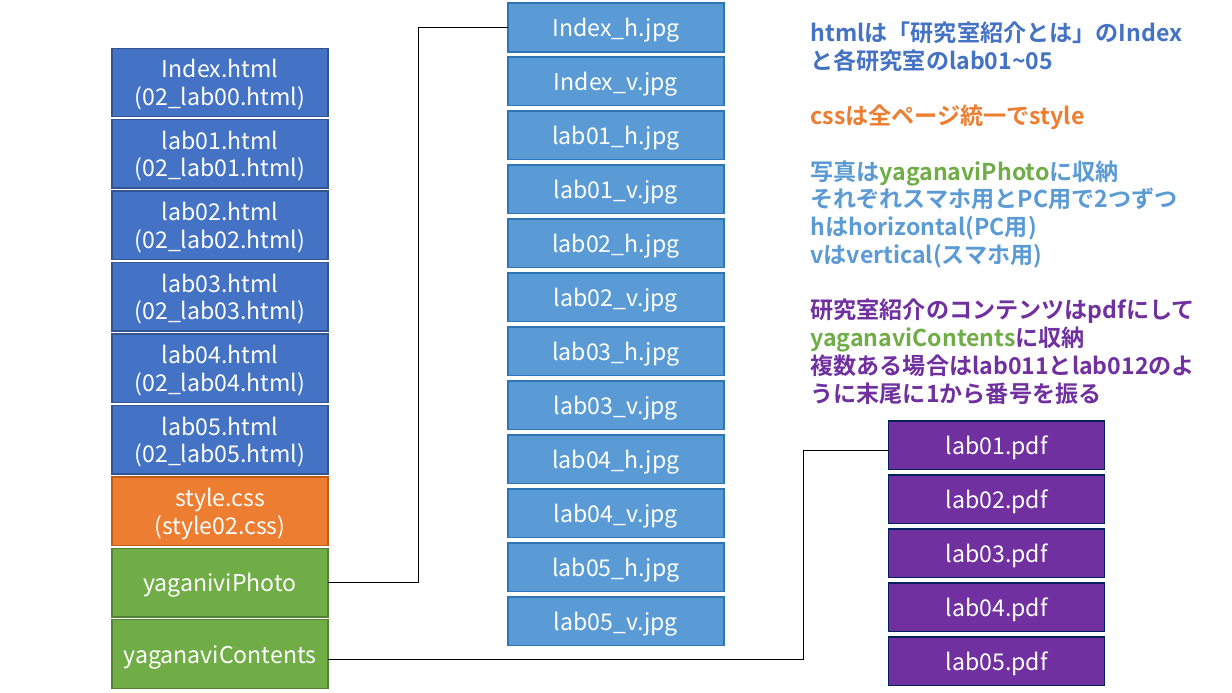
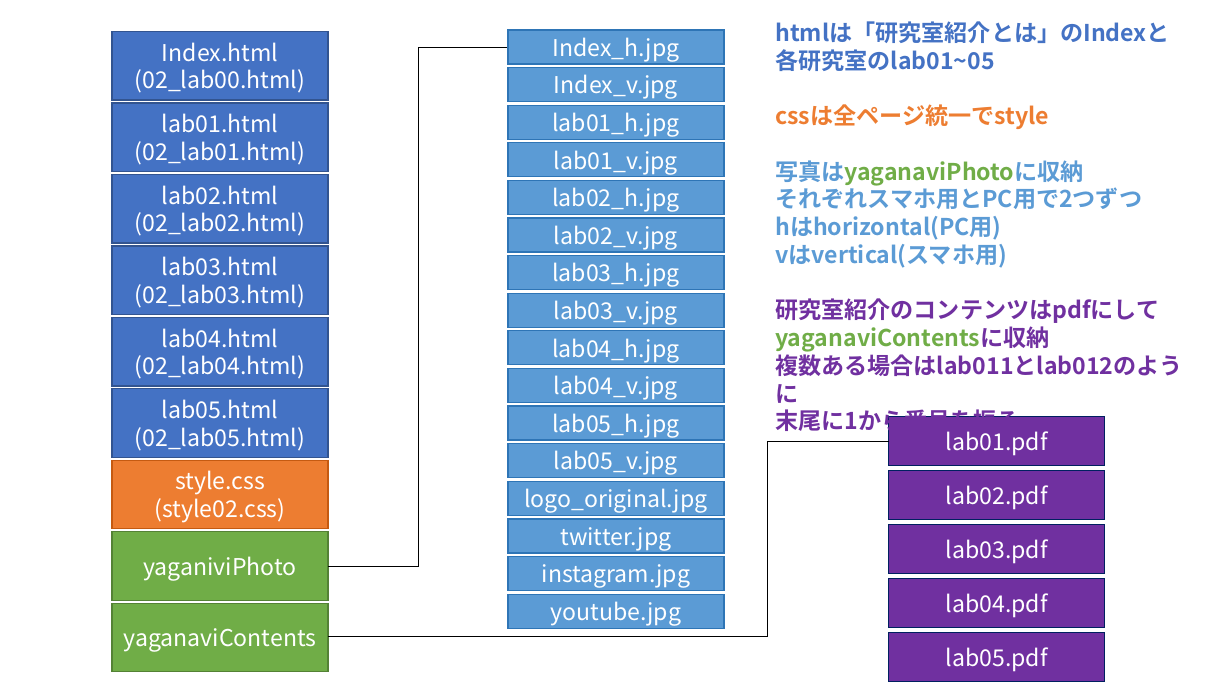
Before and after one commit to yaganavi/yaganavi-2021, a slide deck: slide 2 of 写真作成.pptx. Drawn at 1232x693 pixels with LibreOffice and Linux fonts; fonts in the diff are those of the drawing. Boxes give left, top, right and bottom in pixels: in the first picture for what was removed or moved away, otherwise in the second. Text is boxed around its words. In the diff, an @@ line names an element or a change of style, - is before the commit and + after.

Commit message:
modified pptx

```diff
--- a/写真作成.pptx
+++ b/写真作成.pptx
@@ text "htmlは「研究室紹介とは」のIndexと": place and size @@
-text "htmlは「研究室紹介とは」のIndexと" at [811, 21, 1195, 376]
+text "htmlは「研究室紹介とは」のIndexと" at [775, 21, 1182, 435]
@@ text at [775, 21, 1170, 71]: text changed @@
-htmlは「研究室紹介とは」のIndexと各研究室のlab01~05
+htmlは「研究室紹介とは」のIndexと
+各研究室のlab01~05
@@ elbow line moved from (328, 583) - (508, 28) to (328, 567) - (508, 47) @@
@@ rectangle "Index_h.jpg": place and size @@
-rectangle "Index_h.jpg" at [508, 3, 725, 52]
+rectangle "Index_h.jpg" at [508, 30, 725, 65]
@@ rectangle "Index_v.jpg": place and size @@
-rectangle "Index_v.jpg" at [508, 57, 725, 106]
+rectangle "Index_v.jpg" at [508, 67, 725, 102]
@@ rectangle "lab01_h.jpg": place and size @@
-rectangle "lab01_h.jpg" at [508, 111, 725, 160]
+rectangle "lab01_h.jpg" at [508, 105, 725, 140]
@@ rectangle "lab01_v.jpg": place and size @@
-rectangle "lab01_v.jpg" at [508, 165, 725, 214]
+rectangle "lab01_v.jpg" at [508, 143, 725, 177]
@@ rectangle "lab02_h.jpg": place and size @@
-rectangle "lab02_h.jpg" at [508, 219, 725, 268]
+rectangle "lab02_h.jpg" at [508, 180, 725, 214]
@@ rectangle "lab02_v.jpg": place and size @@
-rectangle "lab02_v.jpg" at [508, 274, 725, 323]
+rectangle "lab02_v.jpg" at [508, 218, 725, 252]
@@ rectangle "lab03_h.jpg": place and size @@
-rectangle "lab03_h.jpg" at [508, 327, 725, 376]
+rectangle "lab03_h.jpg" at [508, 256, 725, 290]
@@ rectangle "lab03_v.jpg": place and size @@
-rectangle "lab03_v.jpg" at [508, 381, 725, 430]
+rectangle "lab03_v.jpg" at [508, 293, 725, 327]
@@ rectangle "lab04_h.jpg": place and size @@
-rectangle "lab04_h.jpg" at [508, 435, 725, 484]
+rectangle "lab04_h.jpg" at [508, 331, 725, 365]
@@ text at [775, 350, 1182, 435]: text changed @@
-複数ある場合はlab011とlab012のように末尾に1から番号を振る
+複数ある場合はlab011とlab012のように
+末尾に1から番号を振る
@@ rectangle "lab04_v.jpg": place and size @@
-rectangle "lab04_v.jpg" at [508, 489, 725, 538]
+rectangle "lab04_v.jpg" at [508, 369, 725, 403]
@@ rectangle "lab05_h.jpg": place and size @@
-rectangle "lab05_h.jpg" at [508, 543, 725, 592]
+rectangle "lab05_h.jpg" at [508, 406, 725, 440]
@@ elbow line moved from (328, 660) - (889, 451) to (328, 637) - (889, 442) @@
@@ rectangle "lab05_v.jpg": place and size @@
-rectangle "lab05_v.jpg" at [508, 597, 725, 646]
+rectangle "lab05_v.jpg" at [508, 444, 725, 478]
@@ 9 rectangles: place and size @@
-9 rectangles at [112, 48, 328, 689]
+9 rectangles at [112, 31, 328, 672]
@@ group added at [508, 482, 725, 628]: 4 rectangles @@
+logo_original.jpg
+twitter.jpg
+instagram.jpg
+youtube.jpg
@@ 5 rectangles: place and size @@
-5 rectangles at [889, 421, 1105, 686]
+5 rectangles at [889, 417, 1105, 682]
```
